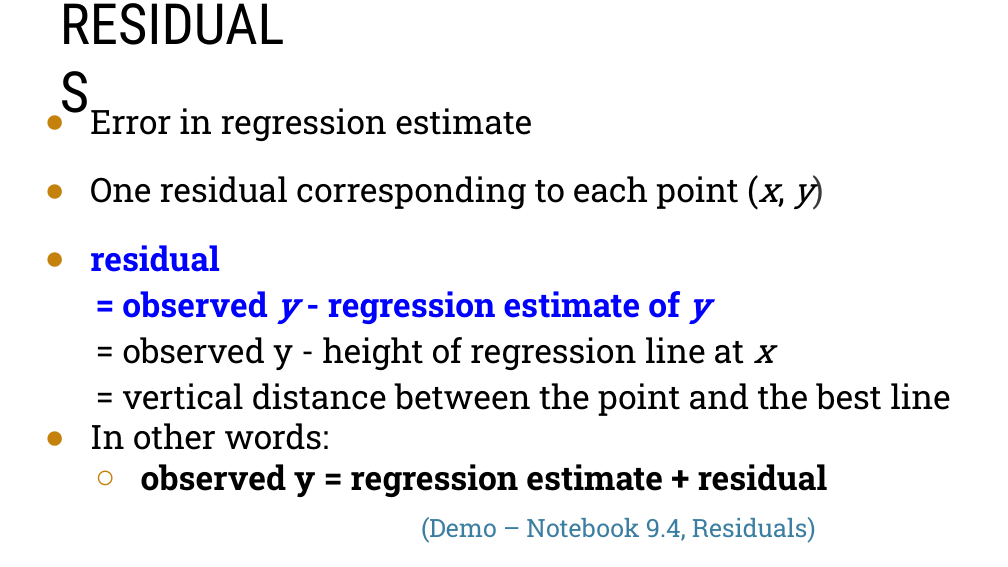
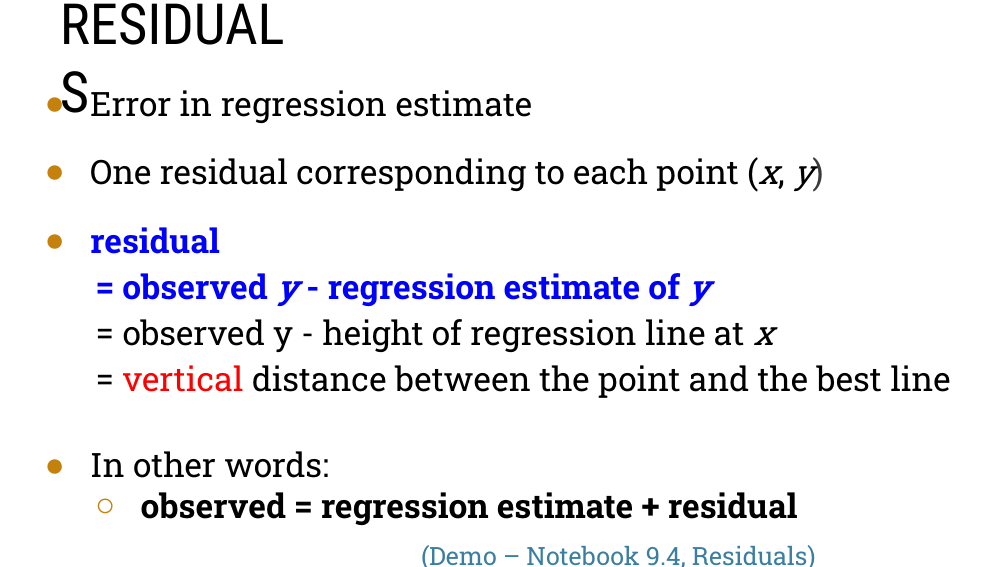
Before and after one commit to blprickett/current-Ling190D, a slide deck: slide 44 of module9/9-slides.pptx. Drawn at 1008x567 pixels with LibreOffice and Linux fonts; fonts in the diff are those of the drawing; background and template pictures are left out. Boxes give left, top, right and bottom in pixels: in the first picture for what was removed or moved away, otherwise in the second. Text is boxed around its words. In the diff, an @@ line names an element or a change of style, - is before the commit and + after.

```diff
--- a/module9/9-slides.pptx
+++ b/module9/9-slides.pptx
@@ text "Error in regression estimate": place and size @@
-text "Error in regression estimate" at [90, 108, 951, 543]
+text "Error in regression estimate" at [90, 90, 951, 567]
@@ text at [123, 365, 951, 398]: text colour #000000 to #FF0000 in "vertical" @@
@@ text at [141, 492, 798, 525]: text changed @@
-  ○ observed y = regression estimate + residual
+  ○ observed = regression estimate + residual
```
Also in this commit, not shown: 13 other slides changed.
